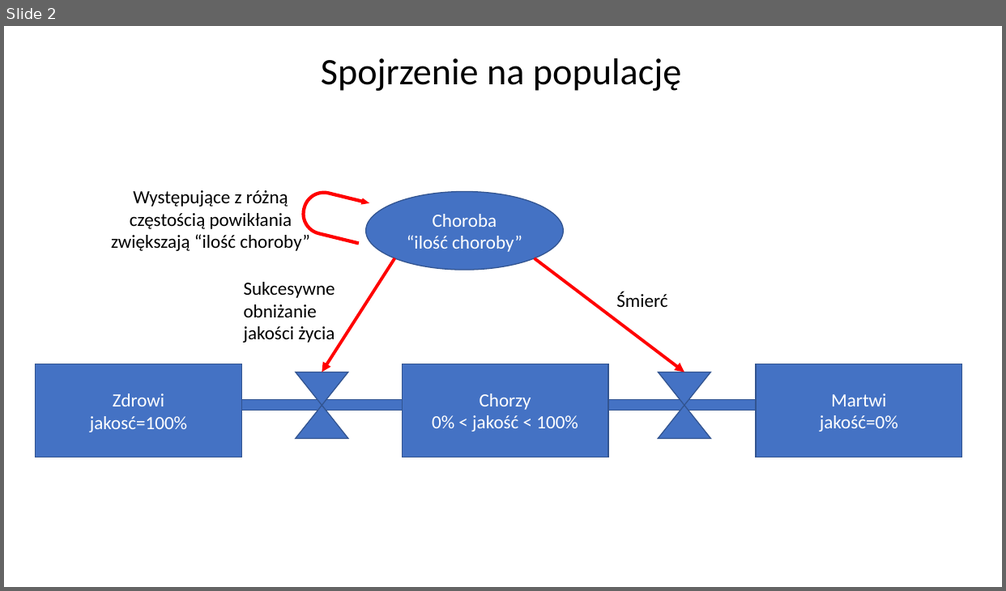
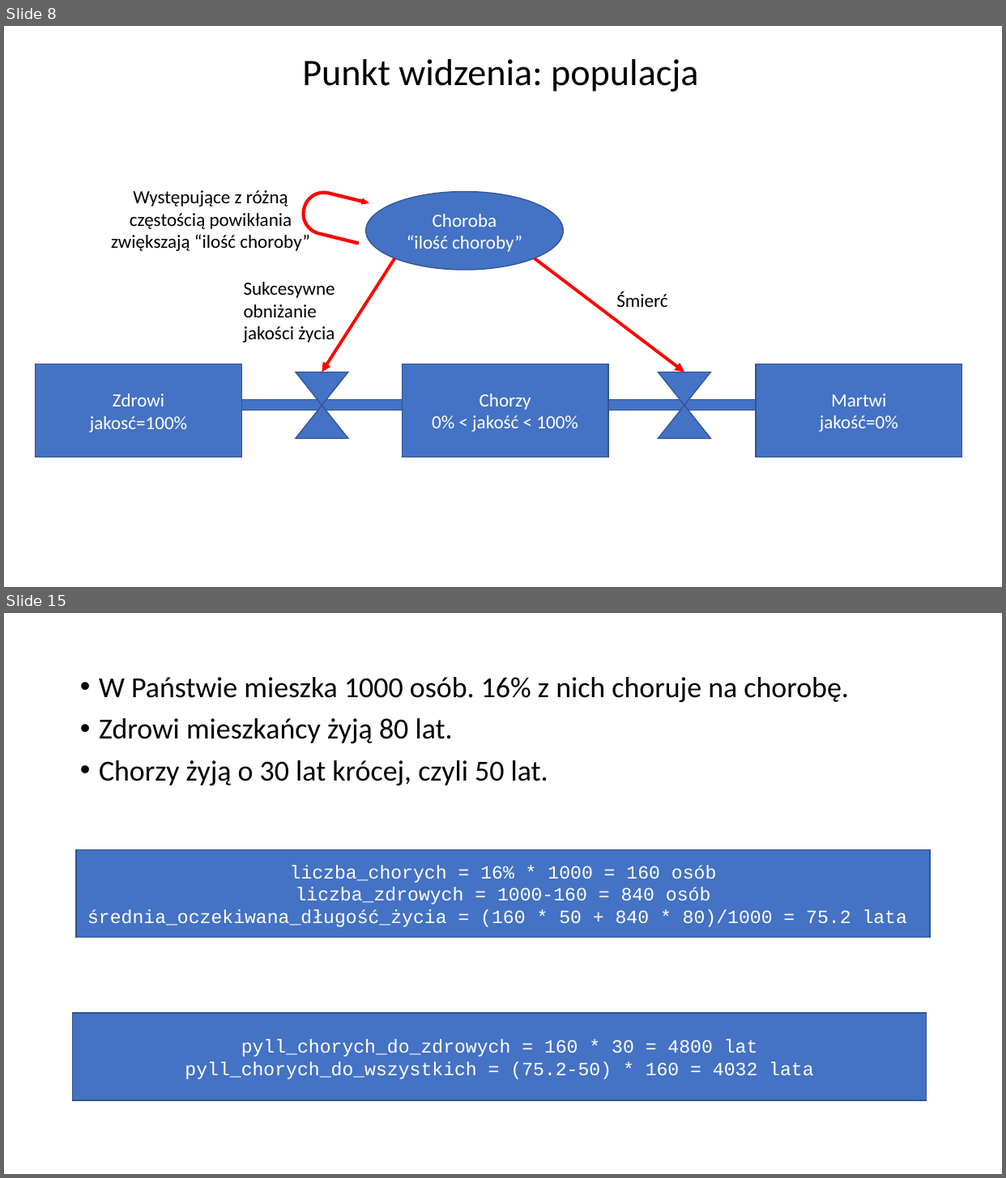
Before and after one commit to Jblew/medical-data-science, a slide deck: QALY i DALY ćwiczenia PL/QALY i DALY ćwiczenia PL diagramy.pptx. Shown one above the other, each under a label of ours: slide 2 before the commit, slides 8 and 15 after it; the slides between them are not shown. The pictures are 1006x591 and 1006x1178 pixels, drawn with LibreOffice and Linux fonts; fonts in the diff are those of the drawing. Boxes give left, top, right and bottom in pixels: in the first picture for what was removed or moved away, otherwise in the second. Text is boxed around its words. In the diff, an @@ line names an element or a change of style, - is before the commit and + after.

```diff
--- a/QALY i DALY ćwiczenia PL/QALY i DALY ćwiczenia PL diagramy.pptx
+++ b/QALY i DALY ćwiczenia PL/QALY i DALY ćwiczenia PL diagramy.pptx
@@ slide 15 added at (4, 613, 1002, 1174), background #FFFFFF @@
@@ text added at (99, 677, 848, 786), 28 pt, text #000000 @@
+• W Państwie mieszka 1000 osób. 16% z nich choruje na chorobę.
+• Zdrowi mieszkańcy żyją 80 lat.
+• Chorzy żyją o 30 lat krócej, czyli 50 lat.
@@ rectangle added at (76, 850, 930, 937), fill #4472C4, outline #325491 1 pt, 18 pt, text #FFFFFF @@
+liczba_chorych = 16% * 1000 = 160 osób
+liczba_zdrowych = 1000-160 = 840 osób
+średnia_oczekiwana_długość_życia = (160 * 50 + 840 * 80)/1000 = 75.2 lata
@@ rectangle added at (73, 1013, 927, 1101), fill #4472C4, outline #325491 1 pt, 18 pt, text #FFFFFF @@
+pyll_chorych_do_zdrowych = 160 * 30 = 4800 lat
+pyll_chorych_do_wszystkich = (75.2-50) * 160 = 4032 lata
@@ what was slide 2 is now slide 8 @@
@@ slide 8 changed as well @@
@@ text at (302, 59, 698, 92): text changed @@
-Spojrzenie na populację
+Punkt widzenia: populacja
```
Also in this commit, not shown: 3 other slides changed, 41 other slides added, 2 other files.
